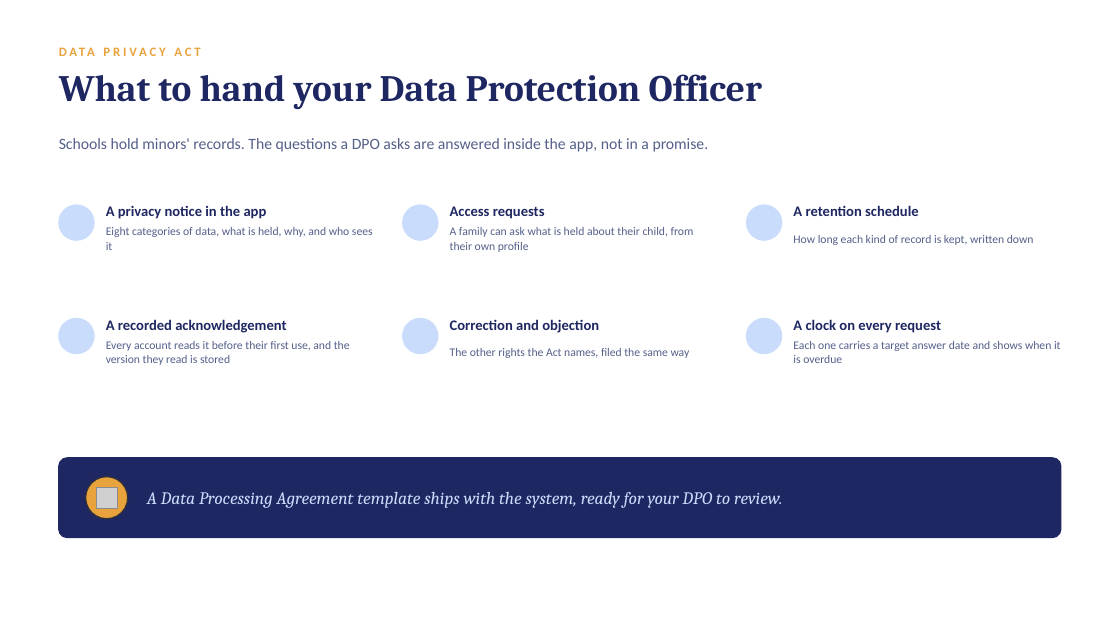
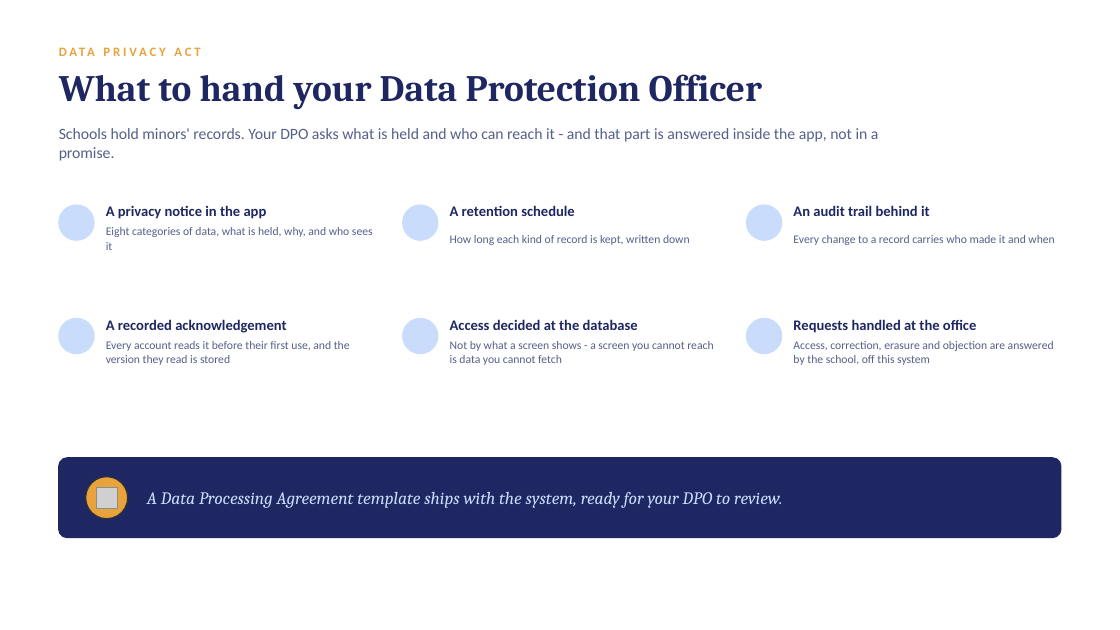
Before and after one commit to jcem0615-rgb/School-saas, a slide deck: slide 35 of marketing/LogicClass-Demo.pptx. Drawn at 1120x630 pixels with LibreOffice and Linux fonts; fonts in the diff are those of the drawing; grey boxes stand for pictures; background and template pictures are left out. Boxes give left, top, right and bottom in pixels: in the first picture for what was removed or moved away, otherwise in the second. Text is boxed around its words. In the diff, an @@ line names an element or a change of style, - is before the commit and + after.

```diff
--- a/marketing/LogicClass-Demo.pptx
+++ b/marketing/LogicClass-Demo.pptx
@@ text at [59, 128, 879, 161]: text changed @@
-Schools hold minors' records. The questions a DPO asks are answered inside the app, not in a promise.
+Schools hold minors' records. Your DPO asks what is held and who can reach it - and that part is answered inside the app, not in a promise.
@@ text at [450, 205, 575, 216]: text changed @@
-Access requests
+A retention schedule
@@ text at [793, 205, 930, 216]: text changed @@
-A retention schedule
+An audit trail behind it
@@ text at [450, 235, 690, 245]: text changed @@
-A family can ask what is held about their child, from their own profile
+How long each kind of record is kept, written down
@@ text at [793, 235, 1054, 245]: text changed @@
-How long each kind of record is kept, written down
+Every change to a record carries who made it and when
@@ text at [450, 319, 638, 330]: text changed @@
-Correction and objection
+Access decided at the database
@@ text at [793, 319, 976, 333]: text changed @@
-A clock on every request
+Requests handled at the office
@@ text at [450, 341, 713, 365]: text changed @@
-The other rights the Act names, filed the same way
+Not by what a screen shows - a screen you cannot reach is data you cannot fetch
@@ text at [793, 341, 1054, 365]: text changed @@
-Each one carries a target answer date and shows when it is overdue
+Access, correction, erasure and objection are answered by the school, off this system
```
Also in this commit, not shown: 4 other slides changed, 40 other files.
